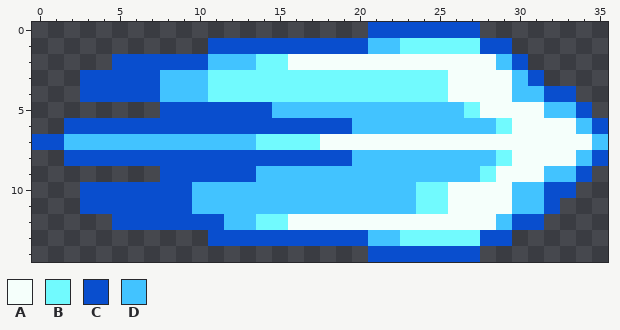
Two versions of one pixel-art sprite, Graphics/Sprites/sIPBeam_2.png. Above, as it was before the edit.
The file is 36x15 pixels.
Palette (. is transparent): A #f5fffb  B #71fafe  C #094ece  D #42c3ff
Pixels before, first column x 0:
 0 .....................CCCCCCC........
 1 ...........CCCCCCCCCCDDBBBBBCC......
 2 .....CCCCCCDDDBBAAAAAAAAAAAAADC.....
 3 ...CCCCCDDDBBBBBBBBBBBBBBBAAAADC....
 4 ...CCCCCDDDBBBBBBBBBBBBBBBAAAADDCC..
 5 ........CCCCCCCDDDDDDDDDDDDBAAAADDC.
 6 ..CCCCCCCCCCCCCCCCCCDDDDDDDDDBAAAADC
 7 CCDDDDDDDDDDDDBBBBAAAAAAAAAAAAAAAAAD
 8 ..CCCCCCCCCCCCCCCCCCDDDDDDDDDBAAAADC
 9 ........CCCCCCDDDDDDDDDDDDDDBAAADDC.
10 ...CCCCCCCDDDDDDDDDDDDDDBBAAAADDCC..
11 ...CCCCCCCDDDDDDDDDDDDDDBBAAAADDC...
12 .....CCCCCCCDDBBAAAAAAAAAAAAADCC....
13 ...........CCCCCCCCCCDDBBBBBCC......
14 .....................CCCCCCC........
Once edited:
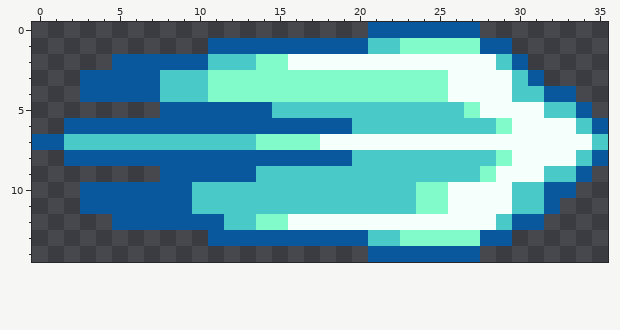
Edits made:
colour B: #71fafe -> #81fbc9
colour C: #094ece -> #09579d
colour D: #42c3ff -> #49c9c8
